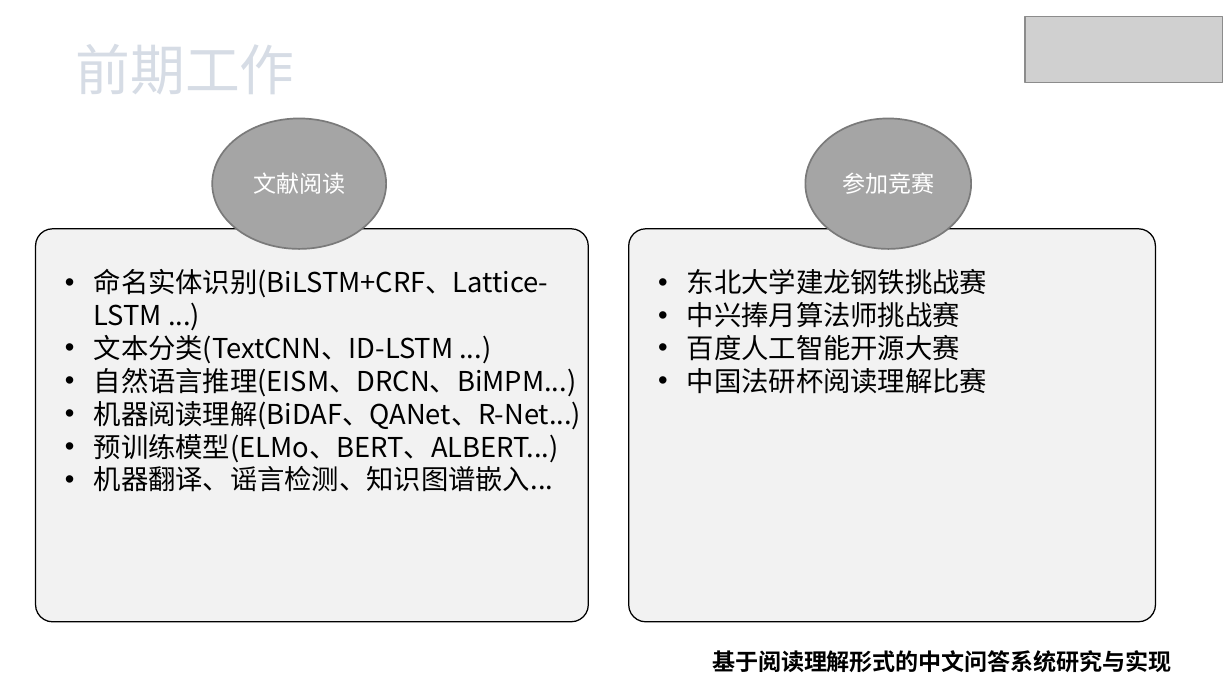
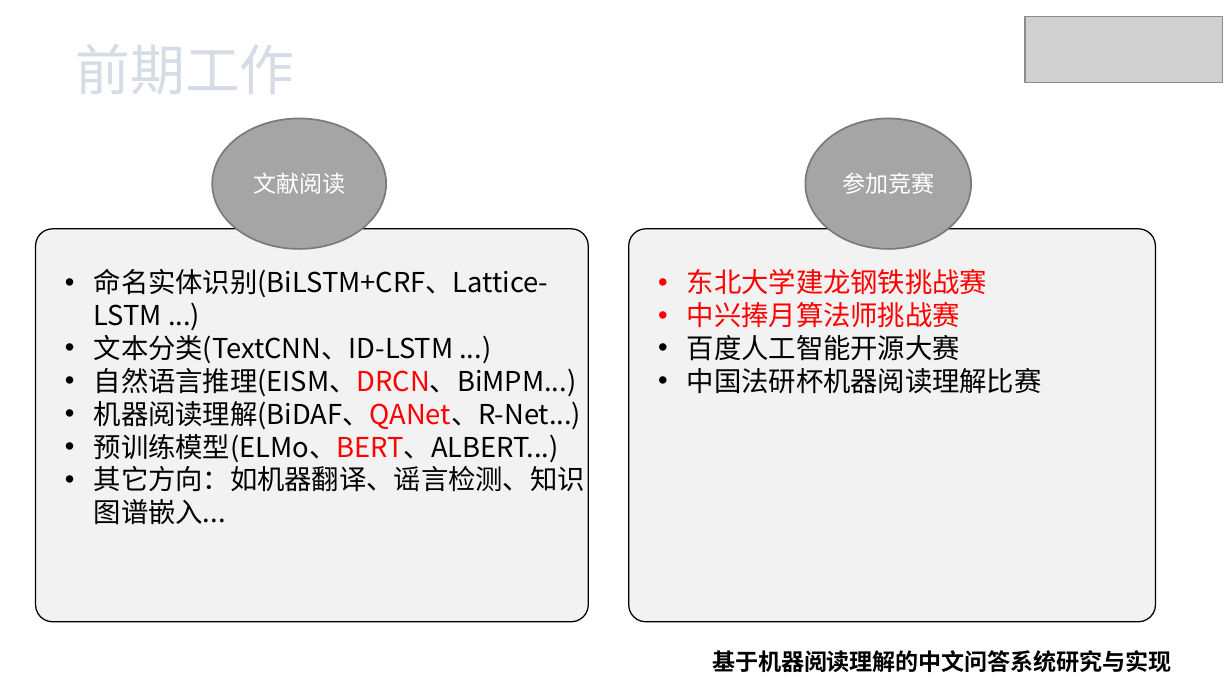
Before and after one commit to xhsun1997/ChineseMRC, a slide deck: slide 3 of 孙相会.pptx. Drawn at 1232x693 pixels with LibreOffice and Linux fonts; fonts in the diff are those of the drawing; grey boxes stand for pictures; background and template pictures are left out. Boxes give left, top, right and bottom in pixels: in the first picture for what was removed or moved away, otherwise in the second. Text is boxed around its words. In the diff, an @@ line names an element or a change of style, - is before the commit and + after.

```diff
--- a/孙相会.pptx
+++ b/孙相会.pptx
@@ text at [687,269,987,328]: text colour #000000 to #FF0000 in "东北大学建龙钢铁挑战赛", "中兴捧月算法师挑战赛" @@
@@ text at [94,368,581,463]: text colour #000000 to #FF0000 in "自然语言推理(EISM、DRCN、BiMPM...)", "机器阅读理解(BiDAF、QANet、R-Net...)", "预训练模型(ELMo、BERT、ALBERT...)" @@
@@ text at [687,368,1042,394]: text changed @@
-• 中国法研杯阅读理解比赛
+• 中国法研杯机器阅读理解比赛
@@ text at [94,462,585,525]: text changed @@
-• 机器翻译、谣言检测、知识图谱嵌入...
+• 其它方向：如机器翻译、谣言检测、知识图谱嵌入...
@@ text at [712,650,1172,672]: text changed @@
-基于阅读理解形式的中文问答系统研究与实现
+基于机器阅读理解的中文问答系统研究与实现
```
Also in this commit, not shown: 6 other slides changed, 3 slides added, 6 slides removed, 7 other files.
